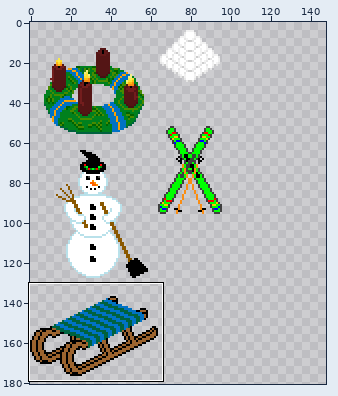
Sprite sheet: Assets/FuerWinter/Winterdeko.png. The first picture is a wide view before the edit; the outline marks the close-up.
Close-up. The starting point:
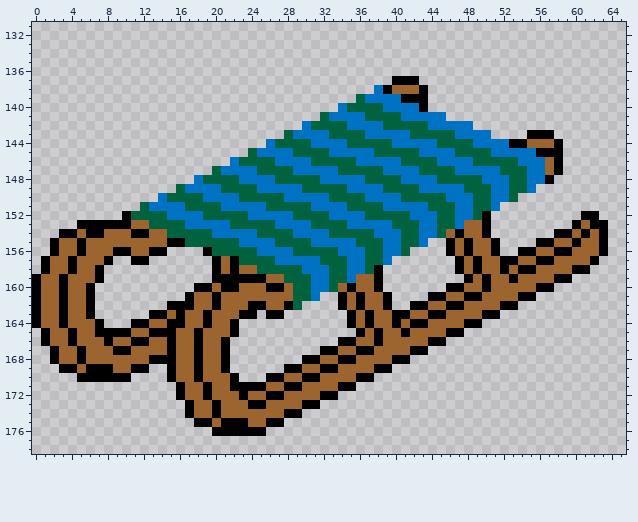
The file is 256x256 pixels. Colours within 5 levels of each other are drawn and written as one. Shown: x 0..65, y 131..178. The wide view leaves out empty margins. The commit also changed other parts of the picture, which this record leaves out.
Once edited:
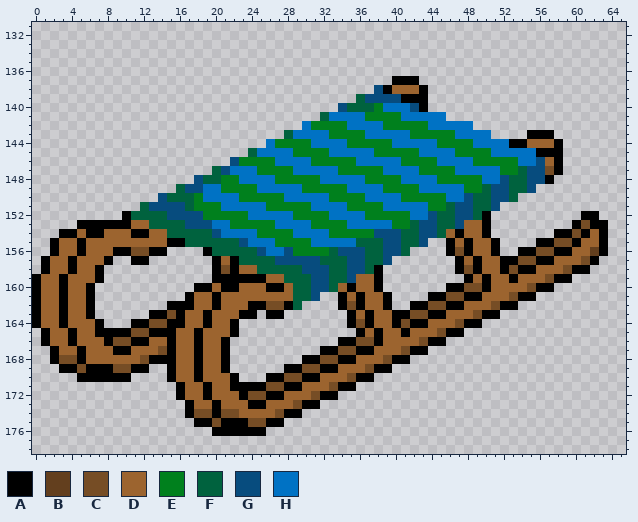
Palette (. is transparent): A #000000  B #633f1e  C #764d25  D #9c642f  E #00801d  F #00623e  G #074c7e  H #0072c4
From old to new:
Changed rows in their new state; - is an unchanged pixel.
first column x 3:
138 -----------------------------------G------------------------
139 ----------------------------------GGGG----------------------
140 -------------------------------G---E---G--------------------
141 ----------------------------------EEEE----------------------
142 ----------------------------EEEE----EEEEE-------------------
143 ------------------------------EEEE-----EEEEE----------------
144 ------------------------EEEE----EEEEE-----EEEE--------------
145 --------------------------EEEE-----EEEEE----EEEE------------
146 -------------------GEEEE----EEEEE-----EEEE----EEEEE--G------
147 ------------------G---EEEE-----EEEEE----EEEE-----EE-GGC-----
148 ---------------G--EE----EEEEE-----EEEE----EEEEE--G--GG------
149 --------------GG--EEEE-----EEEEE----EEEE-----EE-GG--G-------
150 -----------G---E----EEEEE-----EEEE----EEEEE--G--GG----------
151 ----------GGGG-EEE-----EEEEE----EEEE-----EE-GG--G-----------
152 ------------GGGGEEEEE-----EEEE----EEEEE--G--GG--------------
153 --------------GGG--EEEEE----EEEE-----EE-GG--G-------------C-
154 -----------------G----EEEE----EEEEEGGG--GG---------------C--
155 --------------------G---EEEE--------GG--G--------------CC---
156 --------CC------------G--GEEEE-GGG--GG------C--------CC----B
157 ------------------------GGGGG---GG--G--------------CC-----C-
158 ------------------C--------GGG--GG-----------C----C-----C---
159 ----------------------------GG--G---------------------C-----
160 ----------------------------GG---------------CC-----C-------
161 ----------------------------G--------------CC-----C---------
162 -----------------------CC-------C--------CC-----C-----------
163 ------------C--------------------------CC-----C-------------
164 ----------CC---------------------C----C-----C---------------
165 --------CC--------------------------------C-----------------
166 ------CC-------------------------CC-----C-------------------
167 -----------C-------------------CC-----C---------------------
168 CC-------C-------------------CC-----C-----------------------
169 --C---CC-------------------CC-----C-------------------------
170 -------------------------CC-----C---------------------------
171 -----------------------CC-----C-----------------------------
172 ---------------------CC-----C-------------------------------
173 --------------------------C---------------------------------
174 ---------------CC-CC----C-----------------------------------
175 -----------------C---CC-------------------------------------
